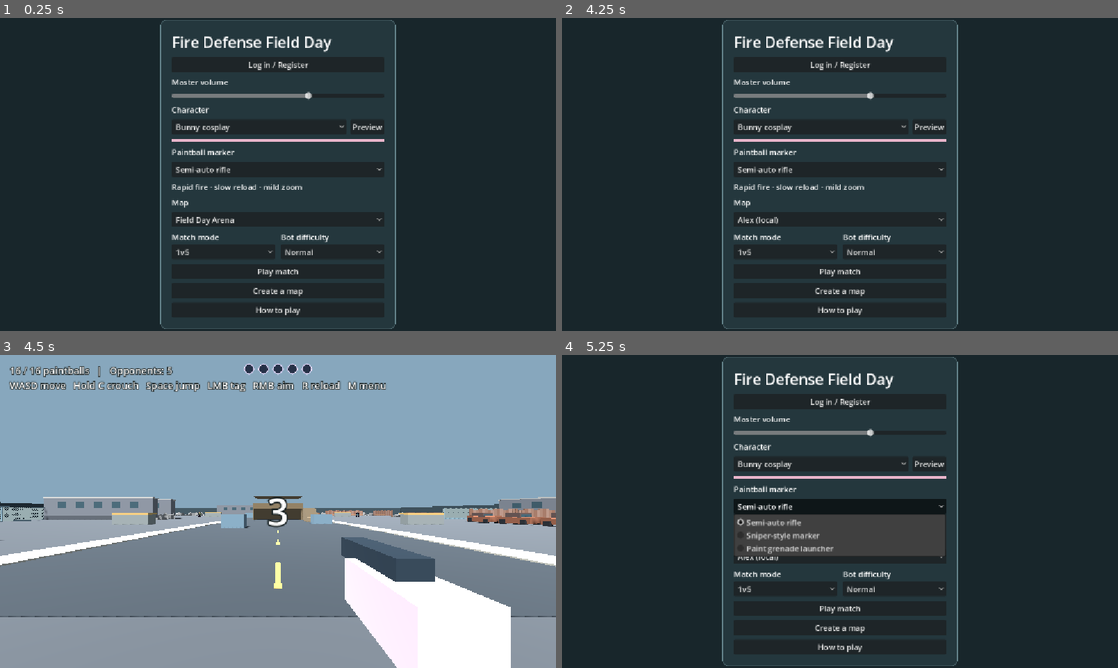
Above: before the commit, frames 1-4 (two rows, left to right).
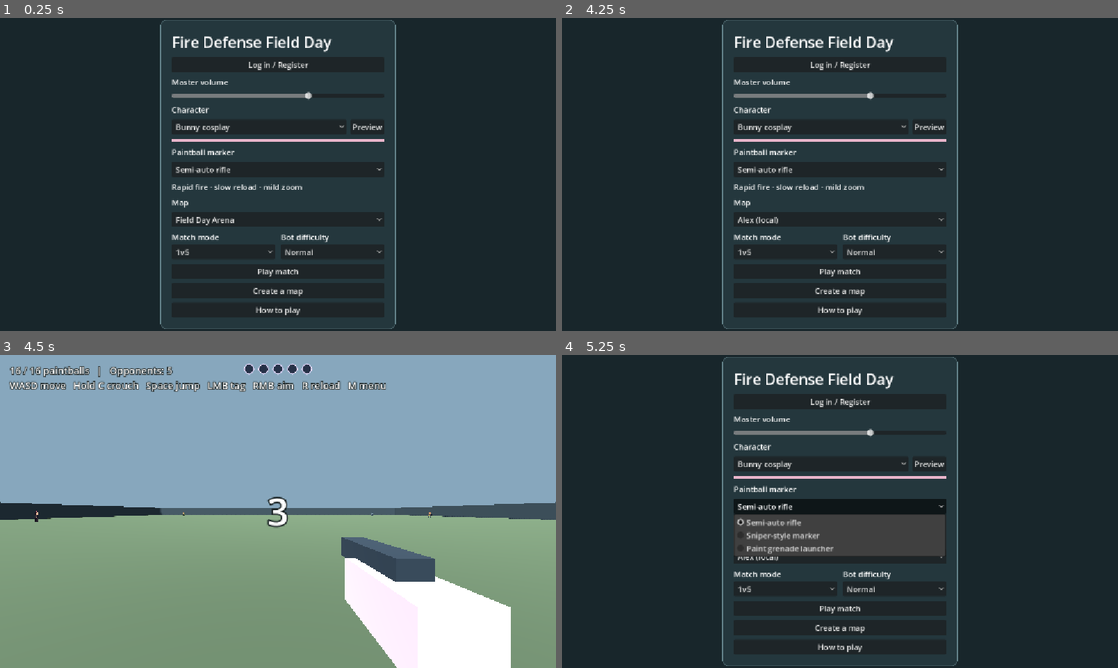
Above: after the commit, the same moments.

Repository: 302stang86/fdfd
Game: Godot game, scene res://menu.tscn
Same seed, same stepped clock (60 frames per second), same inputs: the game is played once before the commit and once after it.
Inputs (mouse positions are in pixels of both pictures, inside the frame that each line leads up to):
- Up to frame 1 (0.25 s): no input
- Up to frame 2 (4.25 s): click "Create a map" at 0.5 s; click (840, 46) at 1.27 s; type "Alex" at 1.35 s; click "Normal" at 2 s; click "Normal" at 2.75 s; click "Play match" at 3.5 s
- Up to frame 3 (4.5 s): click "Play match" at 4.25 s
- Up to frame 4 (5.25 s): tap Enter at 5 s; move the mouse to (867, 511) at 5.02 s; hold W from 5.03 s (still down); tap M at 5.1 s; click (867, 511) at 5.17 s

Frames 1-2 are identical in both runs. In frame 3, 43% of the frame differs, in the area x 0-100%, y 45-100%; in frame 4, nothing differs.

Commit message:
Add Urban Perimeter to the arena picker

Diff:
--- a/menu.gd
+++ b/menu.gd
@@ -202,6 +202,7 @@
 	maps.clear()
 	maps.add_item("Field Day Arena")
 	maps.add_item("Open Field")
+	maps.add_item("Urban Perimeter")
 	var names := saved_maps.keys()
 	names.sort()
 	for title in names:
@@ -216,7 +217,7 @@
 	arena.map_id = maps.selected
 	arena.team_match = mode_picker.selected == 1
 	arena.difficulty = difficulty_picker.selected
-	if maps.selected >= 2:
+	if maps.selected >= 3:
 		arena.custom_layout = saved_maps[maps.get_selected_metadata()]
 	arena.menu_requested.connect(return_home)
 	hide()
@@ -295,7 +296,7 @@
 	file.close()
 	saved_maps = updated
 	refresh_maps()
-	for index in range(2, maps.item_count):
+	for index in range(3, maps.item_count):
 		if maps.get_item_metadata(index) == title:
 			maps.select(index)
 			break
